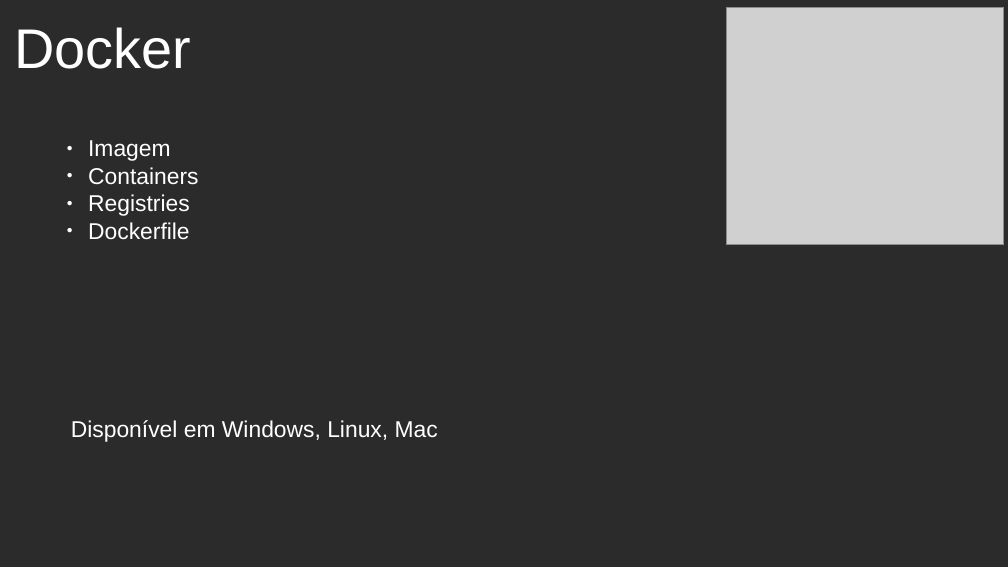
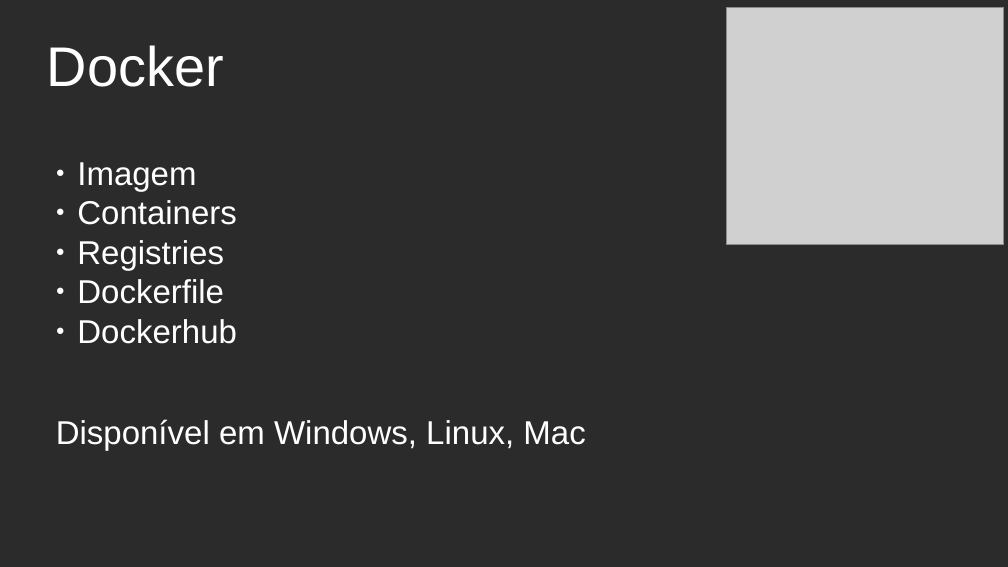
Before and after one commit to celsonery/kubernetes-docs, a slide deck: slide 7 of apresentacao_docker_kubernetes/apresentacao.odp (slide 6 before the commit). Drawn at 1008x567 pixels with LibreOffice and Linux fonts; fonts in the diff are those of the drawing; grey boxes stand for pictures; background and template pictures are left out; a plain dark background stands for a picture behind light text. Boxes give left, top, right and bottom in pixels: in the first picture for what was removed or moved away, otherwise in the second. Text is boxed around its words. In the diff, an @@ line names an element or a change of style, - is before the commit and + after.

```diff
--- a/apresentacao_docker_kubernetes/apresentacao.odp
+++ b/apresentacao_docker_kubernetes/apresentacao.odp
@@ title "Docker" moved from (x1=14, y1=27, x2=191, y2=69) to (x1=47, y1=45, x2=224, y2=87) @@
@@ text "Imagem" moved from (x1=88, y1=140, x2=198, y2=240) to (x1=77, y1=162, x2=237, y2=344) @@
@@ text at (x1=77, y1=162, x2=237, y2=304): size 18 to 26 pt in "Imagem", "Containers", "Registries", "Dockerfile" @@
@@ text at (x1=77, y1=319, x2=237, y2=344): paragraph added @@
+● Dockerhub
@@ text "Disponível em Windows, Linux, Mac" moved from (x1=71, y1=420, x2=438, y2=442) to (x1=56, y1=419, x2=585, y2=450) @@
@@ text "Disponível em Windows, Linux, Mac" at (x1=56, y1=419, x2=585, y2=450): size 18 to 26 pt @@
```
Also in this commit, not shown: 2 other slides changed, 5 slides added, 1 slide removed, 7 other files.
